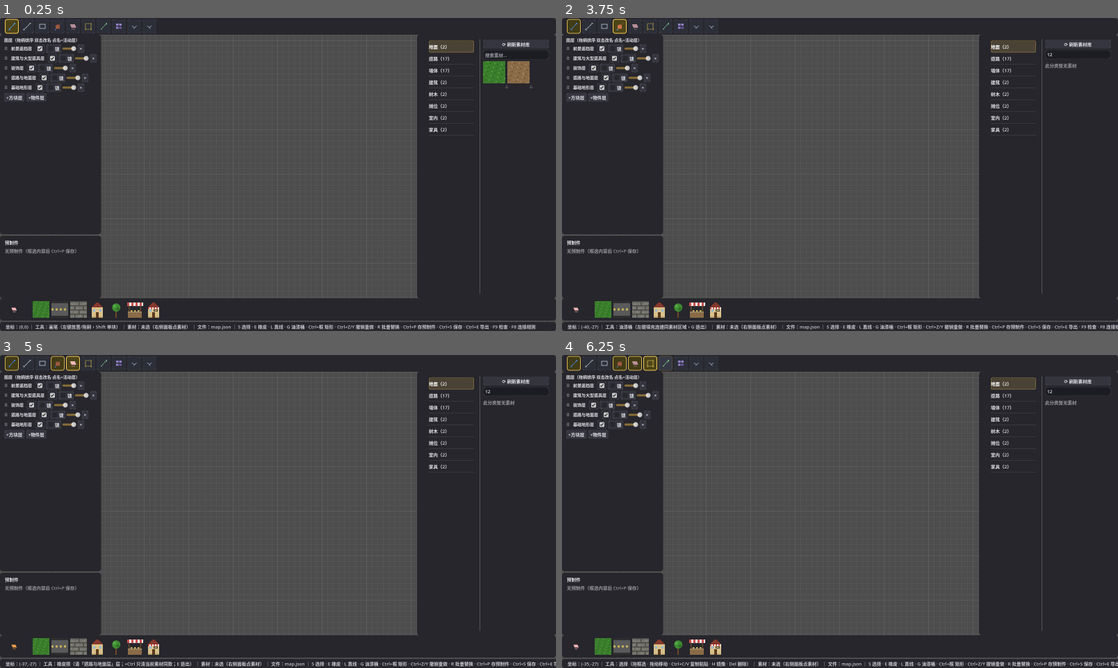
Above: before the commit, frames 1-4 (two rows, left to right).
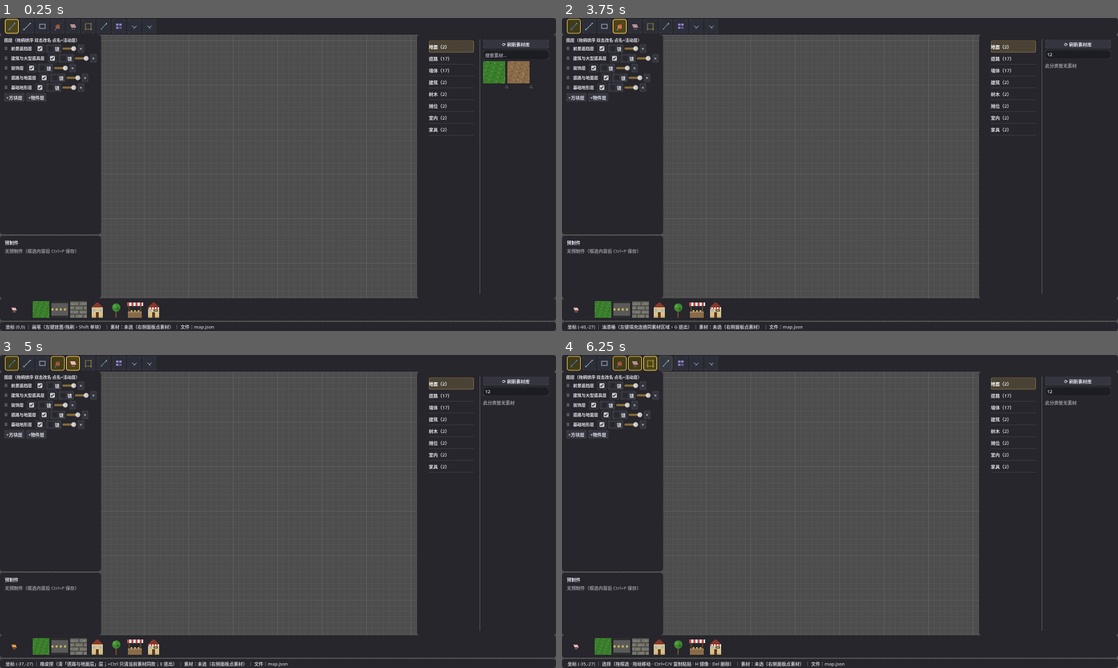
Above: after the commit, the same moments.

Repository: Xeehho/tilemason
Game: Godot game, scene res://scenes/main.tscn
The game is run twice, just before and just after one commit, with the same random seed, the same clock (stepped at 60 frames per second) and the same inputs.
Inputs (mouse positions are in pixels of both pictures, inside the frame that each line leads up to):
- Up to frame 1 (0.25 s): no input
- Up to frame 2 (3.75 s): click (1079, 55) at 0.52 s; type "12" at 0.6 s; click (573, 27) at 1.27 s; click (589, 27) at 2.02 s; click (606, 27) at 2.77 s; click (617, 27) at 3.52 s
- Up to frame 3 (5 s): click (72, 364) at 4.27 s
- Up to frame 4 (6.25 s): click (650, 364) at 5.02 s; click (667, 364) at 5.77 s

The runs differ from the first frame. In frame 1, 0.8% of the frame differs, in the area x 2-97%, y 98-100%; in frame 2, 0.9%; in frame 3, 0.9%, in the area x 2-100%, y 97-100%; in frame 4, 0.9%.

Commit message:
feat: 素材网格列数自适应与状态栏拆段（UI 重构阶段 B·部分）
- 素材网格列数自适应：按面板实际宽度计算（64px 图+6 间距，
  2-5 列钳制），面板 resized 即时重排——替代固定 3 列在窄面板
  裁切/宽面板浪费的问题（重构文档 §3.1.4）
- 状态栏拆段：只留「坐标 | 工具 | 素材 | 文件+●未保存」四段
  （文件脏标记实时反映未保存状态）；十余个快捷键速记移出
  状态栏——信息分级（重构文档 §5.5）
- 验证：check-only 全 0、冒烟通过、窗口零脚本错误、截图像素
  9/9；快捷键帮助浮层（? 按钮/H 键）待阶段 C 与图层两行一起做

Co-authored-by: GLM <noreply@z.ai>

Diff:
--- a/src/main.gd
+++ b/src/main.gd
@@ -1546,7 +1546,9 @@
 			asset_text = "%s → 落在「%s」%s" % [asset["name"], layer_name, lock_hint]
 	var file_name := _current_map_path.get_file()
 	var pos_text := "(%d,%d)" % [mouse_cell().x, mouse_cell().y]
-	_status.set_line("坐标：%s ｜ 工具：%s ｜ 素材：%s ｜ 文件：%s ｜ S 选择 · E 橡皮 · L 直线 · G 油漆桶 · Ctrl+框 矩形 · Ctrl+Z/Y 撤销重做 · R 批量替换 · Ctrl+P 存预制件 · Ctrl+S 保存 · Ctrl+E 导出 · F9 检查 · F8 连接规则" % [pos_text, tool, asset_text, file_name])
+	var dirty_mark := " ●未保存" if _dirty else ""
+	# 状态栏拆段（阶段 B）：只留四段状态+文件脏标记；快捷键速记移至 ? 帮助（H 键/F1 弹出）
+	_status.set_line("坐标 %s ｜ %s ｜ 素材：%s ｜ 文件：%s%s" % [pos_text, tool, asset_text, file_name, dirty_mark])
 
 ## 图层属性变化影响素材落层提示（锁定警示），载入新文档后重连
 func _connect_status_signals() -> void:
--- a/src/ui/asset_panel.gd
+++ b/src/ui/asset_panel.gd
@@ -100,10 +100,11 @@
 	_search_box = search
 
 	_grid = GridContainer.new()
-	_grid.columns = 3
+	_grid.columns = 4 # 初始值；列数由 _adaptive_columns() 按面板实际宽度计算（阶段 B）
 	_grid.add_theme_constant_override("h_separation", 6)
 	_grid.add_theme_constant_override("v_separation", 6)
 	box.add_child(_grid)
+	resized.connect(_on_panel_resized) # 面板宽度变化时重排列数
 
 	_empty_hint = Label.new()
 	_empty_hint.text = "此分类暂无素材"
@@ -263,6 +264,19 @@
 		_buttons[str((asset as Dictionary)["id"])] = btn
 		_grid.add_child(btn)
 
+## 列数自适应（阶段 B）：按缩略图区可用宽计算，64px 图+6 间距 → 面板窄则 2 列、宽则 5 列
+func _adaptive_columns() -> int:
+	var avail := size.x - 150 - 24 # 减分类树与边距（近似可用网格宽）
+	if avail < 140:
+		avail = size.x - 24 # 树折叠时
+	var n := int(avail / 70)
+	return clampi(n, 2, 5)
+
+func _on_panel_resized() -> void:
+	var want := _adaptive_columns()
+	if _grid.columns != want:
+		_grid.columns = want
+
 ## 搜索词变化：重刷当前选中节点内容
 func _on_search_changed() -> void:
 	var sel := _category_list.get_selected()
